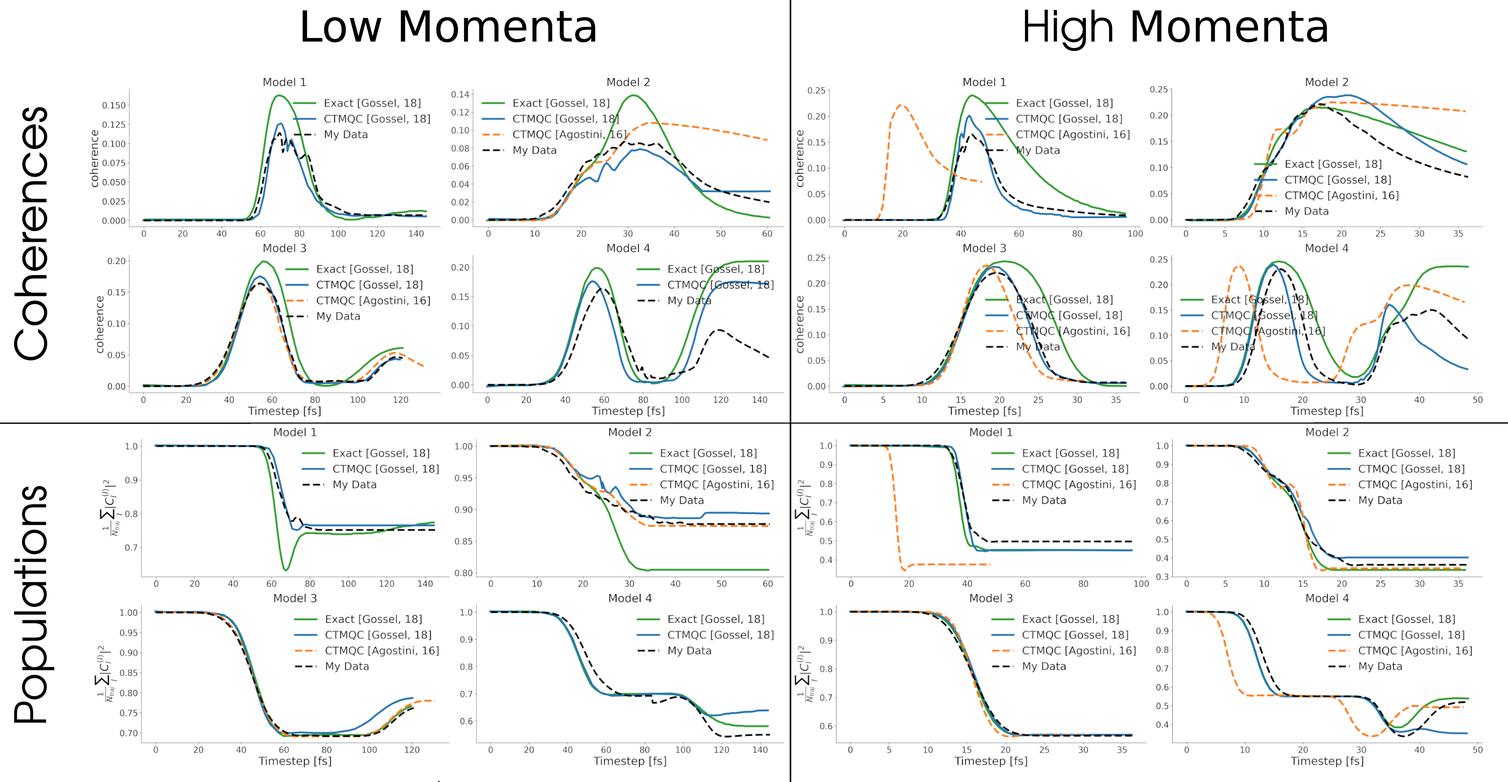
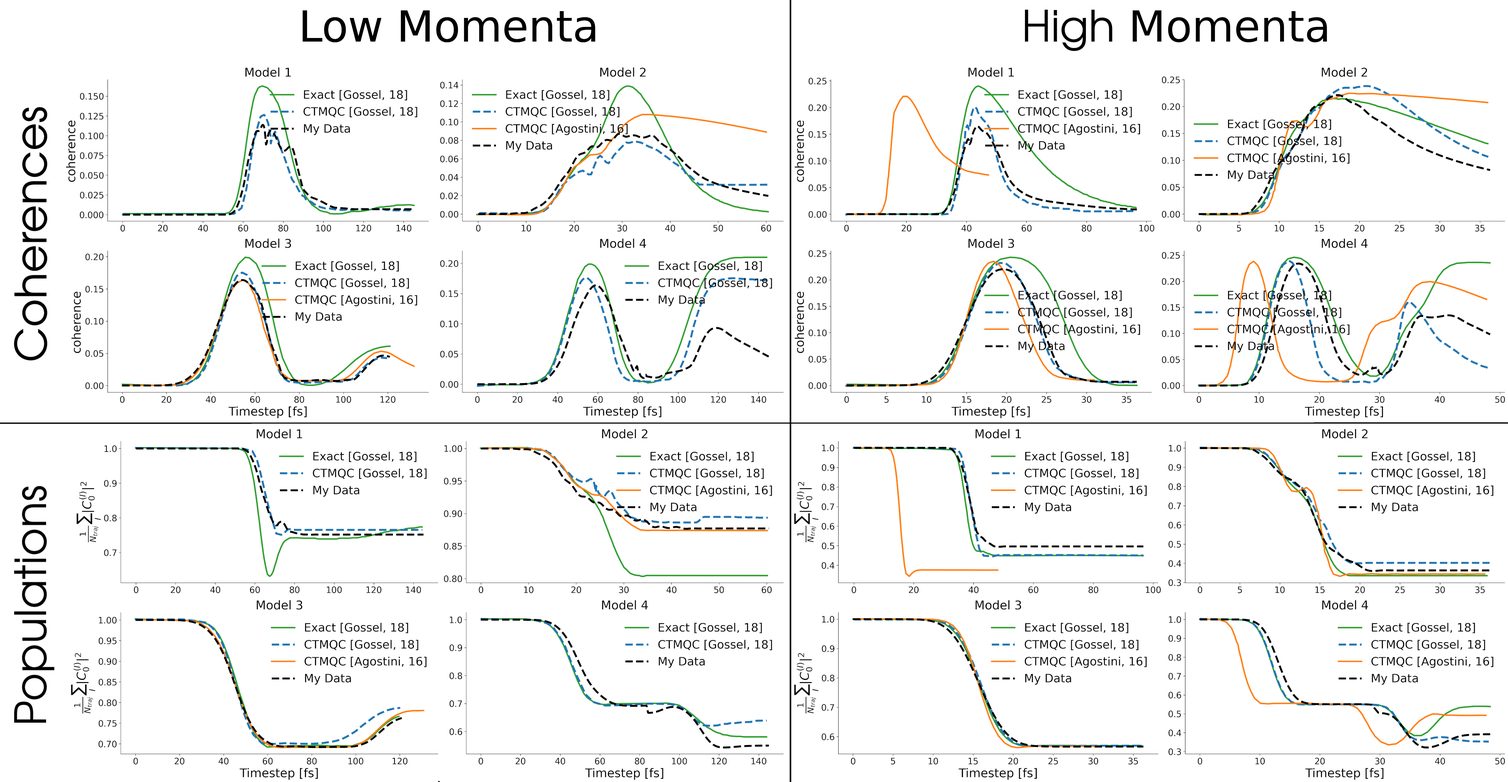
Two versions of the same layered image (1508 x 782). Layer-by-layer changes:
painted on "CTMQC_LitComp_1.png" over [65, 67, 1506, 780]
